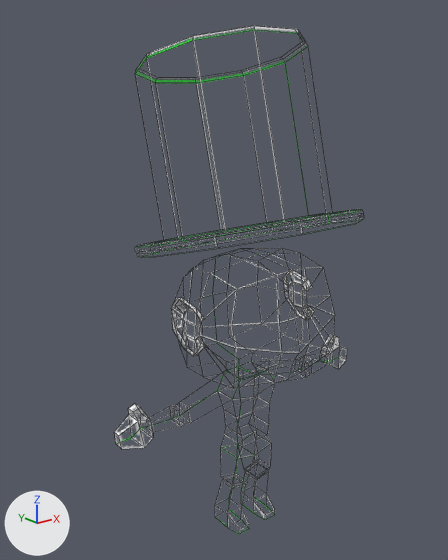
The FBX model Assets/Models/Abe.FBX: old version first, new version second.
Both versions are drawn from a 50 mm lens placed at (-1.146, -1.305, 1.373), pointed at (-0.035, 0.084, 0.817). Arrows for +X, +Y and +Z are at lower left; the lights stay in place. Mesh edges are drawn as thin lines. Where no turn or scale is listed for an object, it has been applied to the vertices.

The first picture shows 'Hat', 'Head', 'LeftArm', 'RightArm'.
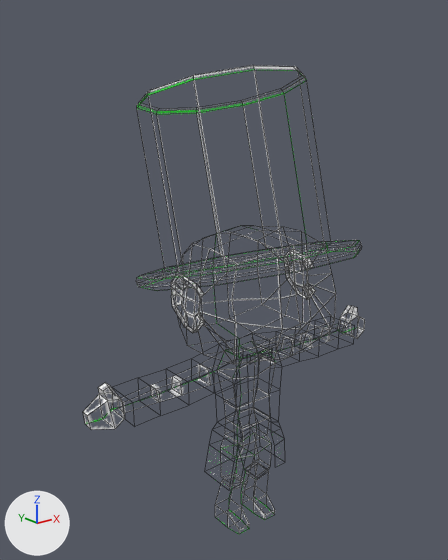
Changed parts and their boxes [x1, y1, x2, y2] in the pictures (448 x 560 px):
'Hat', moved: before [135, 25, 364, 257]; after [136, 65, 362, 291]
'Head', mesh moved: before [171, 248, 335, 388]; after [171, 226, 336, 364]
'LeftArm', reshaped (27% wider): before [115, 371, 240, 449]; after [83, 350, 242, 430]
'RightArm', reshaped (19% wider, 20% taller): before [252, 335, 347, 383]; after [252, 305, 365, 363]

The change in detail:
me_mesh_006 is used by ob_rightarm; location (0.056, 0.035, 0.008).
me_mesh_006 had 36 vertices, 34 faces and spanned x -0.002..0.401, y -0.057..0.02, z 0.427..0.541.
me_mesh_006 now has 36 vertices, 34 faces and spans x -0.002..0.49, y -0.057..0.02, z 0.518..0.631.
me_mesh_006 part 1: 36 of 36 vertices moved; they spanned x -0.002..0.401, y -0.057..0.02, z 0.427..0.541 and now span x -0.002..0.49, y -0.057..0.02, z 0.518..0.631; mean shift (0.052, 0.0, 0.089); largest move (0.211, -0.044, 0.443) -> (0.296, -0.039, 0.538).
me_mesh_003 is used by ob_leftarm; location (0.056, 0.035, 0.008).
me_mesh_003 had 36 vertices, 34 faces and spanned x -0.513..-0.109, y -0.057..0.02, z 0.427..0.541.
me_mesh_003 now has 36 vertices, 34 faces and spans x -0.597..-0.109, y -0.057..0.02, z 0.517..0.631.
me_mesh_003 part 2: 36 of 36 vertices moved; they spanned x -0.513..-0.109, y -0.057..0.02, z 0.427..0.541 and now span x -0.597..-0.109, y -0.057..0.02, z 0.517..0.631; mean shift (-0.047, 0.0, 0.089); largest move (-0.41, -0.007, 0.48) -> (-0.494, -0.007, 0.57).
me_mesh_002 has 154 vertices, 152 faces and spans x -0.23..0.23, y -0.206..0.185, z -0.021..0.358.
me_mesh_002 is used by ob_head; location (0.0, 0.0, 0.557).
me_mesh_002 part 3: the whole mesh is moved by (0.0, 0.0, 0.069).
Object 'Hat' (ob_hat) moves from (0.0, 0.039, 1.145) to (0.0, 0.039, 1.053).
